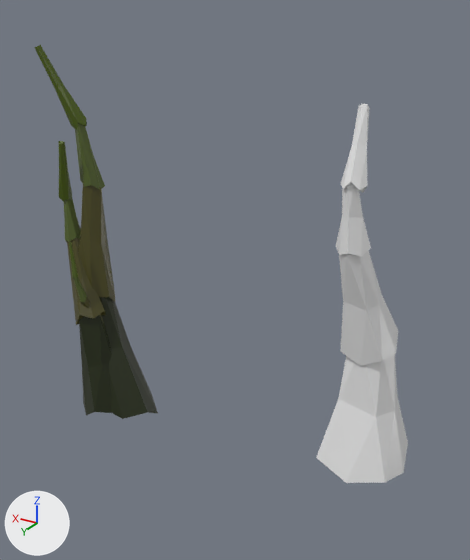
What one commit did to the Blender file Assets/Art/blender/macka.blend.
Camera for both pictures: a camera (50 mm lens) standing at (-0.862, 2.738, 1.852) and looking at (0.26, 0.868, 0.917). Lighting does not change. The marker at lower left points along +X, +Y and +Z.
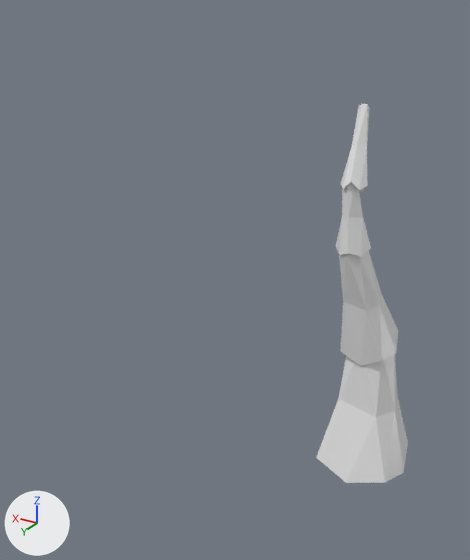
Changed parts and their boxes [x1, y1, x2, y2] in the pictures (470 x 560 px):
```json
{"object": "Cube.006", "change": "deleted", "before": [34, 45, 158, 419], "faces in mat_material_009 (dark green #242c10)": [99, 297, 158, 419], "faces in mat_material_015 (dark yellow #4c4a1e)": [78, 182, 116, 302], "faces in mat_material_014 (dark green #54632b)": [75, 123, 105, 189], "faces in mat_material_017 (dark green #4b5d05)": [34, 45, 87, 130]}
{"object": "Cube.005", "change": "deleted", "before": [58, 141, 112, 415], "on screen": "green", "faces in mat_material_009 (dark green #242c10)": [79, 315, 112, 415], "faces in mat_material_015 (dark yellow #4c4a1e)": [67, 238, 106, 325], "faces in mat_material_017 (dark green #4b5d05)": [58, 141, 72, 202], "faces in mat_material_014 (dark green #54632b)": [64, 198, 81, 242]}
{"object": "Cube.004", "change": "deleted", "before": [69, 242, 105, 326], "faces in mat_material_014 (dark green #54632b)": [73, 277, 87, 302], "faces in mat_material_017 (dark green #4b5d05)": [69, 242, 78, 279]}
```

Edits to the scene script, one JSON object a line:
```json
{"op": "remove", "block": "ob_cube_004", "code": ["ob_cube_004 = bpy.data.objects.new('Cube.004', me_cube_001)", "ob_cube_004.location = (0.064, 1.841, 1.362)", "ob_cube_004.rotation_euler = (-6.096, 0.0225, 0.886)  # degrees (-349, 1.3, 51)", "ob_cube_004.scale = (0.00551, 0.00612, 0.0608)", "_m = ob_cube_004.modifiers.new('Triangulate', 'TRIANGULATE')", "_m = ob_cube_004.modifiers.new('Decimate', 'DECIMATE')", "_m.ratio = 0.857"]}
{"op": "remove", "block": "ob_cube_005", "code": ["ob_cube_005 = bpy.data.objects.new('Cube.005', me_cube_008)", "ob_cube_005.location = (0.099, 1.807, 1.537)", "ob_cube_005.rotation_euler = (6.423, -0.224, -1.245)  # degrees (8, -13, -71)", "ob_cube_005.scale = (0.0106, 0.0127, 0.105)", "_m = ob_cube_005.modifiers.new('Triangulate', 'TRIANGULATE')", "_m = ob_cube_005.modifiers.new('Decimate', 'DECIMATE')", "_m.ratio = 0.857"]}
{"op": "remove", "block": "ob_cube_006", "code": ["ob_cube_006 = bpy.data.objects.new('Cube.006', me_cube_009)", "ob_cube_006.location = (0.107, 1.786, 1.696)", "ob_cube_006.rotation_euler = (-6.05, -0.395, -3.292)  # degrees (-347, -23, -189)", "ob_cube_006.scale = (0.0145, 0.013, 0.138)", "_m = ob_cube_006.modifiers.new('Triangulate', 'TRIANGULATE')", "_m = ob_cube_006.modifiers.new('Decimate', 'DECIMATE')", "_m.ratio = 0.857"]}
```
